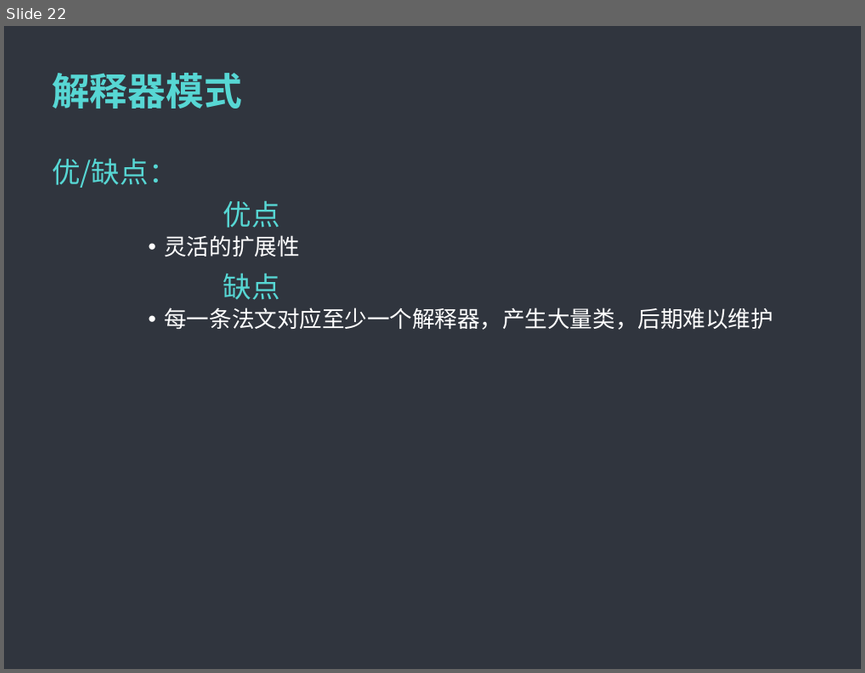
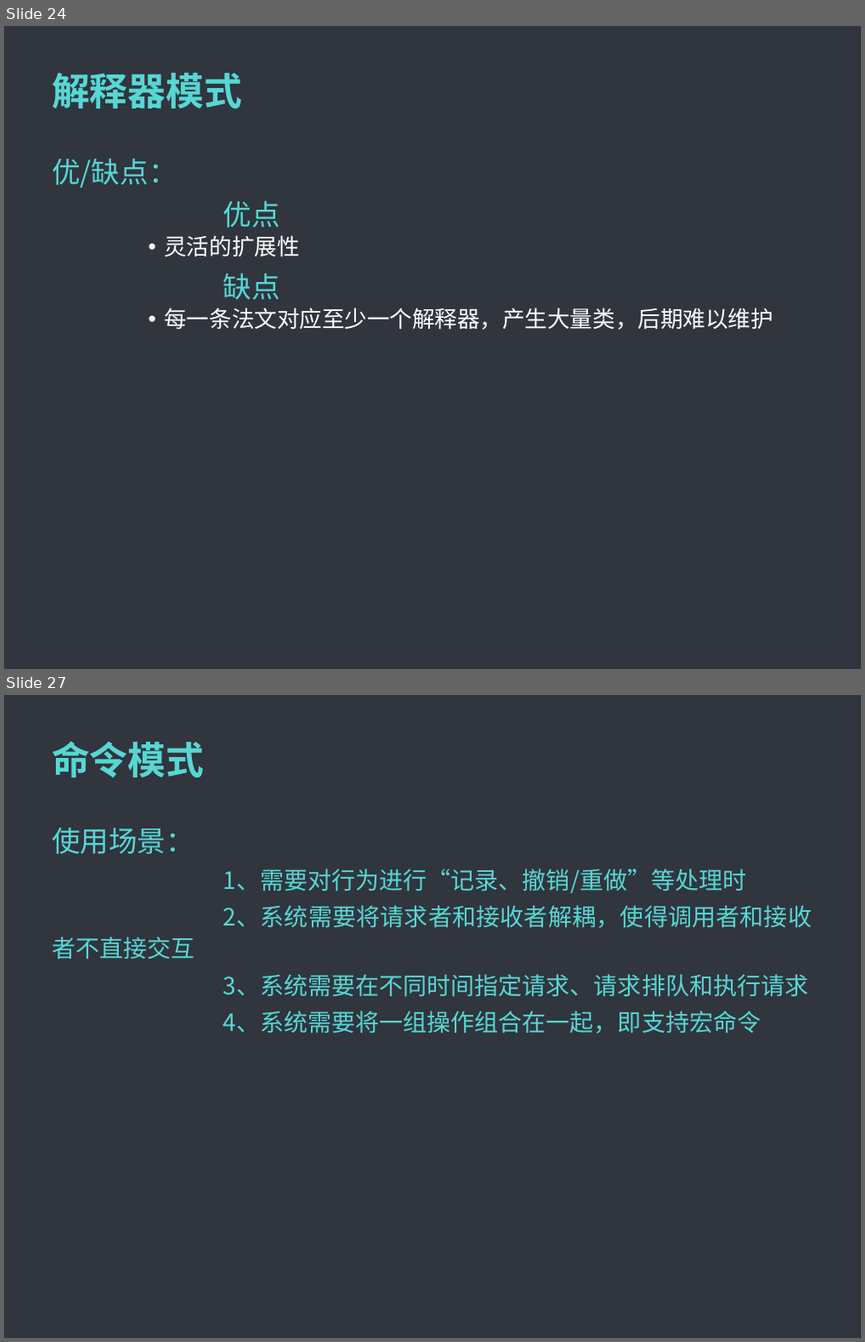
Before and after one commit to MintLy/JavaDesignMode, a slide deck: DesignMode.ppt. Shown one above the other, each under a label of ours: slide 22 before the commit, slides 24 and 27 after it; the slides between them are not shown. The pictures are 865x673 and 865x1342 pixels, drawn with LibreOffice and Linux fonts; fonts in the diff are those of the drawing; background and template pictures are left out. Boxes give left, top, right and bottom in pixels: in the first picture for what was removed or moved away, otherwise in the second. Text is boxed around its words. In the diff, an @@ line names an element or a change of style, - is before the commit and + after.

```diff
--- a/DesignMode.ppt
+++ b/DesignMode.ppt
@@ slide 27 added at bbox=[4, 695, 861, 1338], background #5F5F5F; not listed: 1 template element that a slide beside it also shows @@
@@ title added at bbox=[52, 741, 204, 777], 32 pt, text #57D7D4, bold @@
+命令模式
@@ text added at bbox=[52, 828, 812, 1033], 20 pt, text #57D7D4 @@
+使用场景：
+1、需要对行为进行“记录、撤销/重做”等处理时
+2、系统需要将请求者和接收者解耦，使得调用者和接收者不直接交互
+3、系统需要在不同时间指定请求、请求排队和执行请求
+4、系统需要将一组操作组合在一起，即支持宏命令
@@ what was slide 22 is now slide 24 @@
```
Also in this commit, not shown: 1 slide changed, 21 other slides added, 7 other files.
